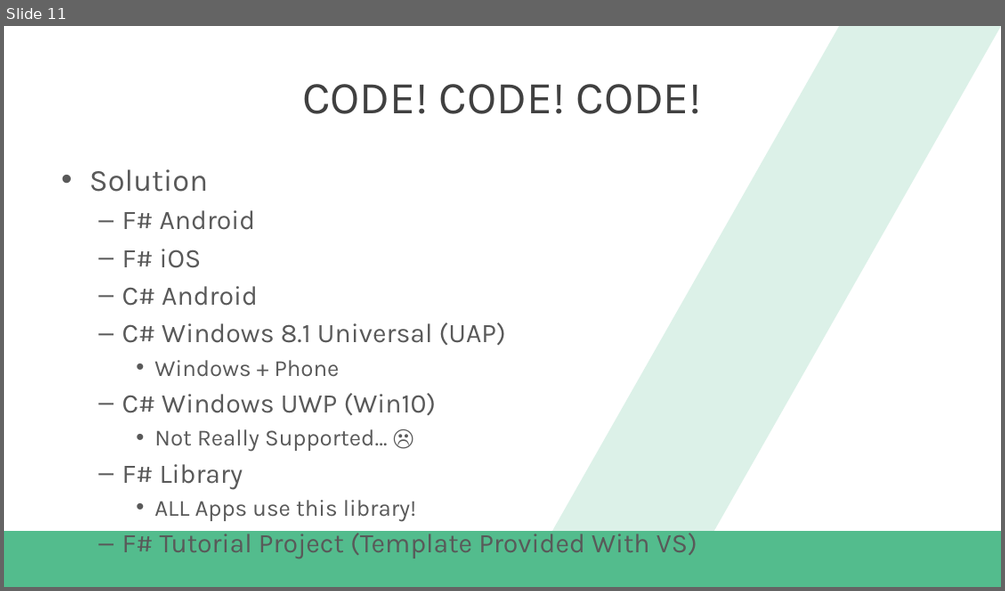
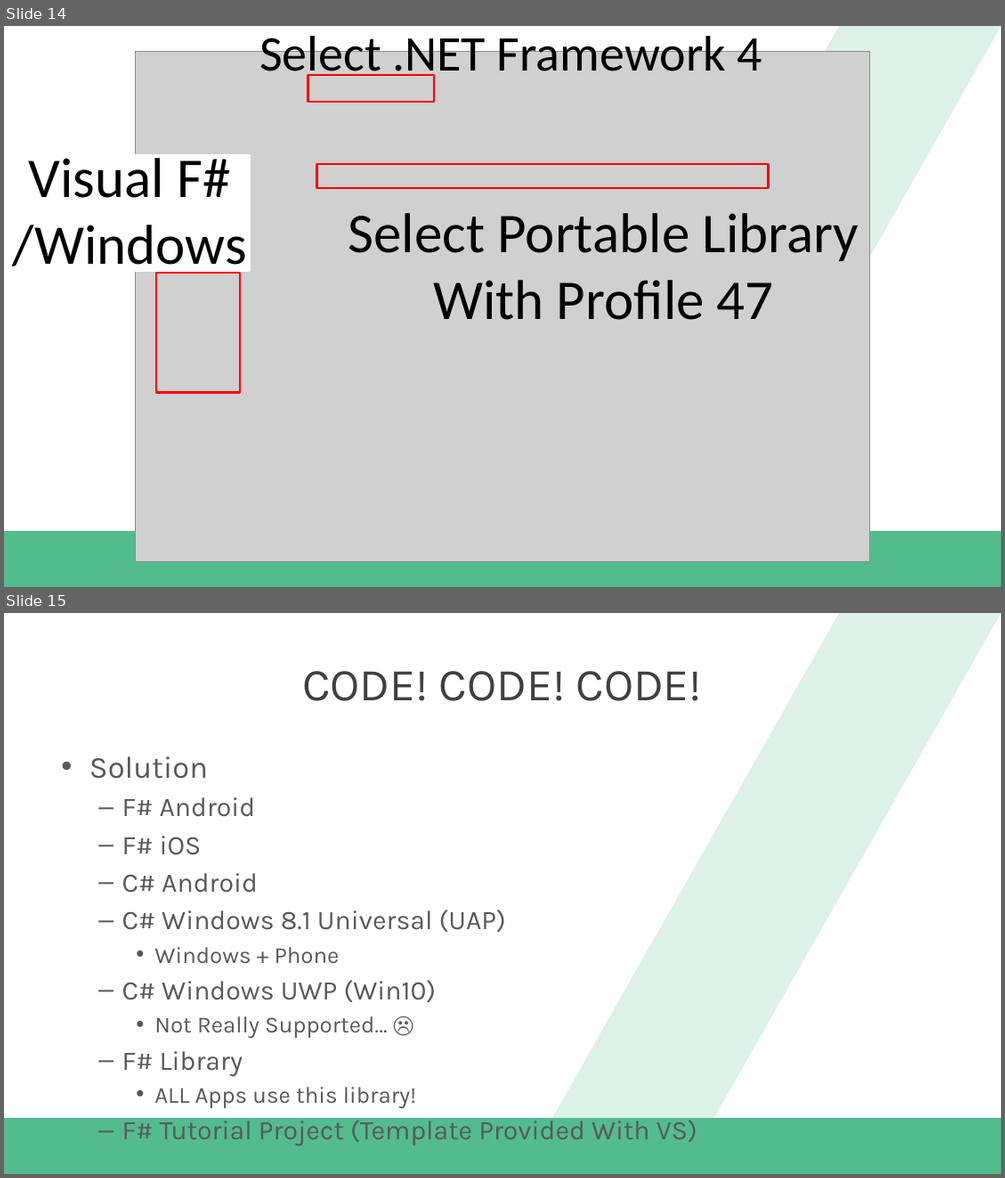
Before and after one commit to dannydwarren/FSharpXamarin, a slide deck: FSharpXamarin_Slides.pptx. Shown one above the other, each under a label of ours: slide 11 before the commit, slides 14 and 15 after it. The pictures are 1005x591 and 1005x1178 pixels, drawn with LibreOffice and Linux fonts; fonts in the diff are those of the drawing; grey boxes stand for pictures; background and template pictures are left out. Boxes give left, top, right and bottom in pixels: in the first picture for what was removed or moved away, otherwise in the second. Text is boxed around its words. In the diff, an @@ line names an element or a change of style, - is before the commit and + after.

```diff
--- a/FSharpXamarin_Slides.pptx
+++ b/FSharpXamarin_Slides.pptx
@@ slide 14 added at box(4, 26, 1001, 587), background #FFFFFF; not listed: 2 template elements that a slide beside it also shows @@
@@ picture added at box(136, 52, 869, 561) @@
@@ text added at box(259, 29, 762, 82), 48 pt, text #000000 @@
+Select .NET Framework 4
@@ rectangle added at box(307, 75, 434, 102), outline #FF0000 2 pt @@
@@ rectangle added at box(4, 155, 250, 270), fill #FFFFFF, outline #FFFFFF 2 pt @@
@@ text added at box(13, 150, 247, 278), 54 pt, text #000000 @@
+Visual F#
+/Windows
@@ rectangle added at box(316, 164, 769, 187), outline #FF0000 2 pt @@
@@ text added at box(348, 213, 859, 320), 54 pt, text #000000 @@
+Select Portable Library
+With Profile 47
@@ rectangle added at box(156, 273, 241, 393), outline #FF0000 2 pt @@
@@ what was slide 11 is now slide 15 @@
```
Also in this commit, not shown: 5 slides changed, 5 other slides added, 1 slide removed, 22 other files.
